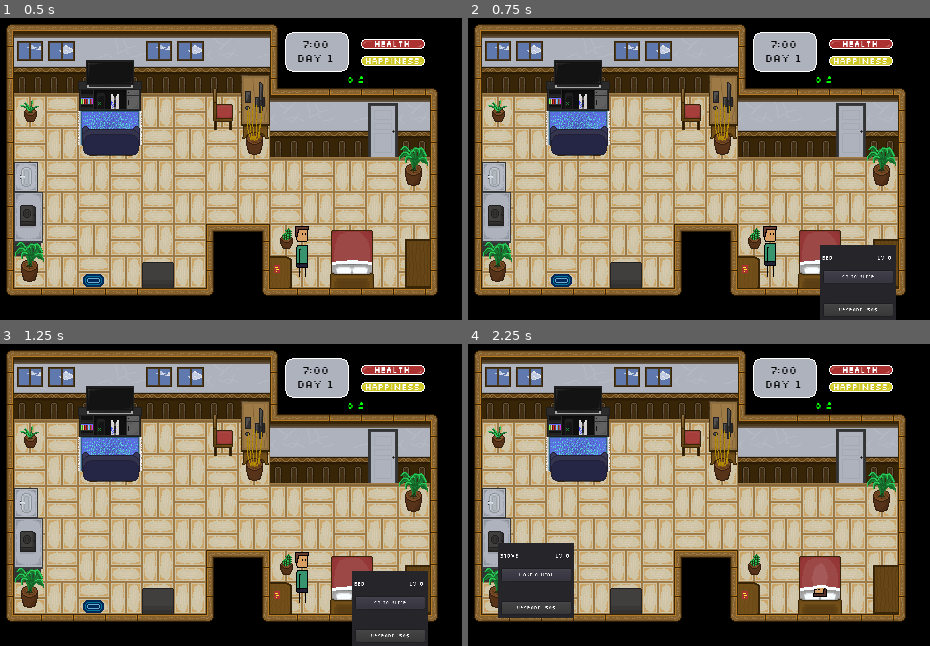
Above: before the commit, frames 1-4 (two rows, left to right).
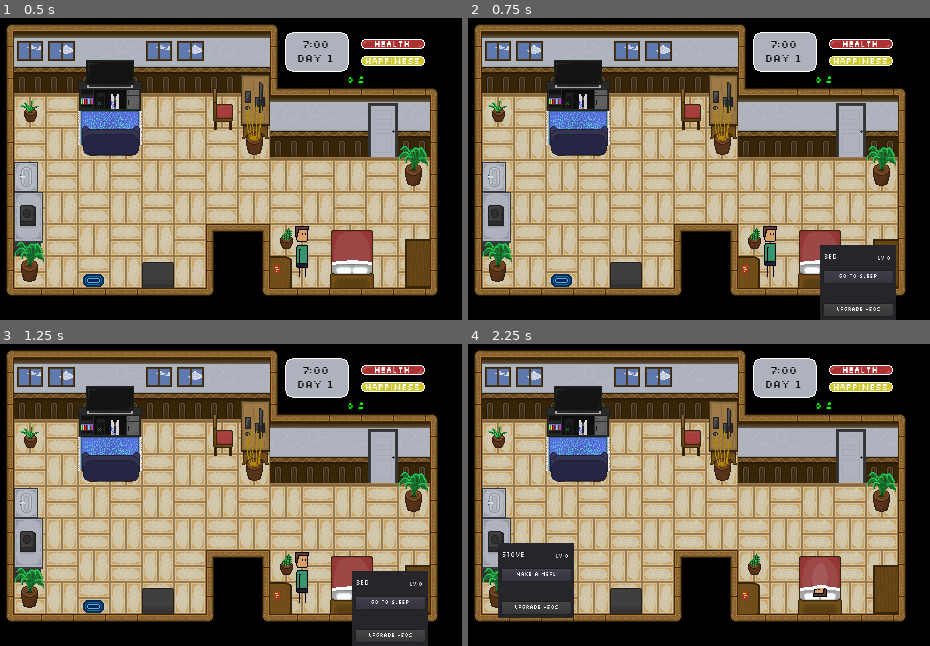
Above: after the commit, the same moments.

Repository: sun-wise-man/work-from-home
Game: Godot game, scene res://scenes/main.tscn
The game is run twice, just before and just after one commit, with the same random seed, the same clock (stepped at 60 frames per second) and the same inputs.
Inputs (mouse positions are in pixels of both pictures, inside the frame that each line leads up to):
- Up to frame 1 (0.5 s): no input
- Up to frame 2 (0.75 s): move the mouse to (819, 259) at 0.52 s; click (819, 259) at 0.67 s
- Up to frame 3 (1.25 s): no input
- Up to frame 4 (2.25 s): click "Go to sleep" at 1.25 s; tap Enter at 2 s; move the mouse to (495, 543) at 2.02 s; click (495, 543) at 2.17 s

Frame 1 is identical in both runs. In frame 2, 0.2% of the frame differs, in the area x 76-92%, y 78-98%; in frame 3, 0.2%; in frame 4, 0.2%, in the area x 6-22%, y 68-89%.

Commit message:
Update main.tscn

Diff:
--- a/scenes/main.tscn
+++ b/scenes/main.tscn
@@ -909,15 +909,16 @@
 font_data = ExtResource( 25 )
 
 [sub_resource type="DynamicFont" id=57]
-size = 14
+extra_spacing_char = 1
 font_data = ExtResource( 25 )
 
 [sub_resource type="DynamicFont" id=58]
-size = 14
+size = 12
 font_data = ExtResource( 25 )
 
 [sub_resource type="DynamicFont" id=59]
-size = 12
+size = 13
+extra_spacing_char = 1
 font_data = ExtResource( 25 )
 
 [sub_resource type="StyleBoxFlat" id=60]
@@ -1421,18 +1422,18 @@
 }
 
 [node name="Object" type="Label" parent="GUI/ActivitySystem/Panel"]
-margin_left = 5.0
-margin_top = 20.0
-margin_right = 110.0
-margin_bottom = 35.0
+margin_left = 10.465
+margin_top = 16.9872
+margin_right = 139.465
+margin_bottom = 33.9872
 custom_fonts/font = SubResource( 57 )
 text = "Object name"
 
 [node name="Level" type="Label" parent="GUI/ActivitySystem/Panel"]
-margin_left = 150.0
-margin_top = 20.0
-margin_right = 190.0
-margin_bottom = 35.0
+margin_left = 151.743
+margin_top = 21.234
+margin_right = 191.743
+margin_bottom = 36.234
 custom_fonts/font = SubResource( 58 )
 text = "lv 1"
 
@@ -1452,6 +1453,9 @@
 text = "Play a game"
 align = 1
 valign = 1
+__meta__ = {
+"_edit_use_anchors_": false
+}
 
 [node name="Button2" type="Button" parent="GUI/ActivitySystem/Panel"]
 margin_left = 10.0
@@ -1574,11 +1578,11 @@
 margin_bottom = 127.921
 custom_fonts/font = SubResource( 65 )
 text = "Restart"
+[connection signal="hour_pass" from="." to="." method="_on_World_hour_pass"]
 [connection signal="hour_pass" from="." to="Objects/Windows" method="_on_World_hour_pass"]
-[connection signal="hour_pass" from="." to="." method="_on_World_hour_pass"]
+[connection signal="hour_pass" from="." to="GUI/Time" method="_on_World_hour_pass"]
+[connection signal="hour_pass" from="." to="GUI/HealthBar" method="_on_World_hour_pass"]
 [connection signal="hour_pass" from="." to="GUI/HappinessBar" method="_on_World_hour_pass"]
-[connection signal="hour_pass" from="." to="GUI/HealthBar" method="_on_World_hour_pass"]
-[connection signal="hour_pass" from="." to="GUI/Time" method="_on_World_hour_pass"]
 [connection signal="path_done" from="Player" to="." method="_on_Player_path_done"]
 [connection signal="mouse_entered" from="Objects/Bed/Area2D" to="Objects/Bed" method="_on_Area2D_mouse_entered"]
 [connection signal="mouse_exited" from="Objects/Bed/Area2D" to="Objects/Bed" method="_on_Area2D_mouse_exited"]
@@ -1596,10 +1600,10 @@
 [connection signal="pressed" from="GUI/DecisionPanel/Option1" to="GUI/DecisionPanel" method="_on_Option1_pressed"]
 [connection signal="pressed" from="GUI/DecisionPanel/Option2" to="GUI/DecisionPanel" method="_on_Option2_pressed"]
 [connection signal="visibility_changed" from="GUI/EventPanel" to="GUI/EventPanel" method="_on_EventPanel_visibility_changed"]
+[connection signal="upgrade_object" from="GUI/ActivitySystem" to="Objects/Console" method="_on_ActivitySystem_upgrade_object"]
+[connection signal="upgrade_object" from="GUI/ActivitySystem" to="Objects/Bed" method="_on_ActivitySystem_upgrade_object"]
 [connection signal="upgrade_object" from="GUI/ActivitySystem" to="Objects/Stove" method="_on_ActivitySystem_upgrade_object"]
 [connection signal="upgrade_object" from="GUI/ActivitySystem" to="Objects/Bathroom" method="_on_ActivitySystem_upgrade_object"]
-[connection signal="upgrade_object" from="GUI/ActivitySystem" to="Objects/Bed" method="_on_ActivitySystem_upgrade_object"]
-[connection signal="upgrade_object" from="GUI/ActivitySystem" to="Objects/Console" method="_on_ActivitySystem_upgrade_object"]
 [connection signal="upgrade_object" from="GUI/ActivitySystem" to="Objects/PC" method="_on_ActivitySystem_upgrade_object"]
 [connection signal="mouse_entered" from="GUI/ActivitySystem/Panel" to="." method="_on_Panel_mouse_entered"]
 [connection signal="mouse_exited" from="GUI/ActivitySystem/Panel" to="." method="_on_Panel_mouse_exited"]
